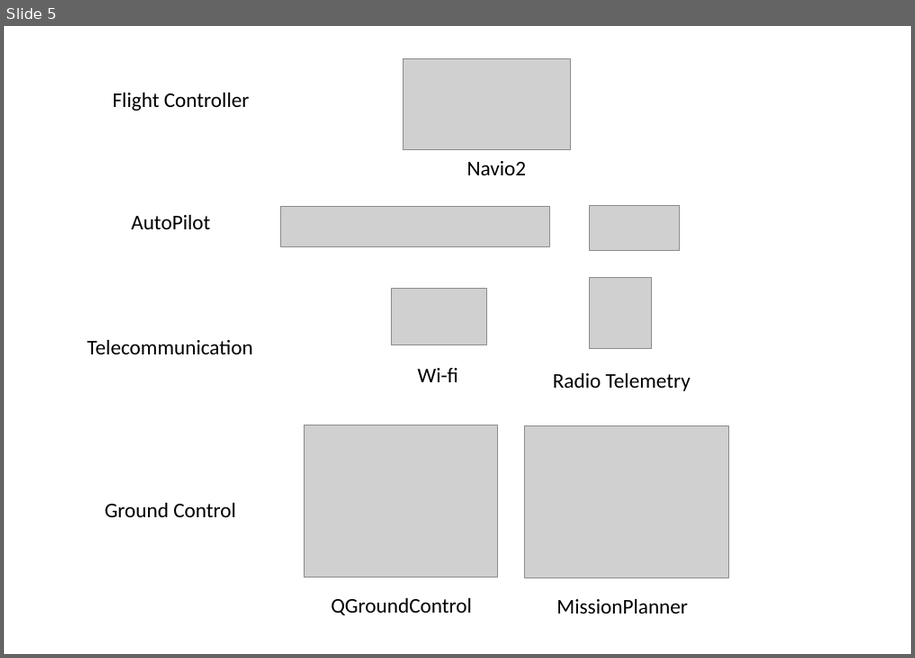
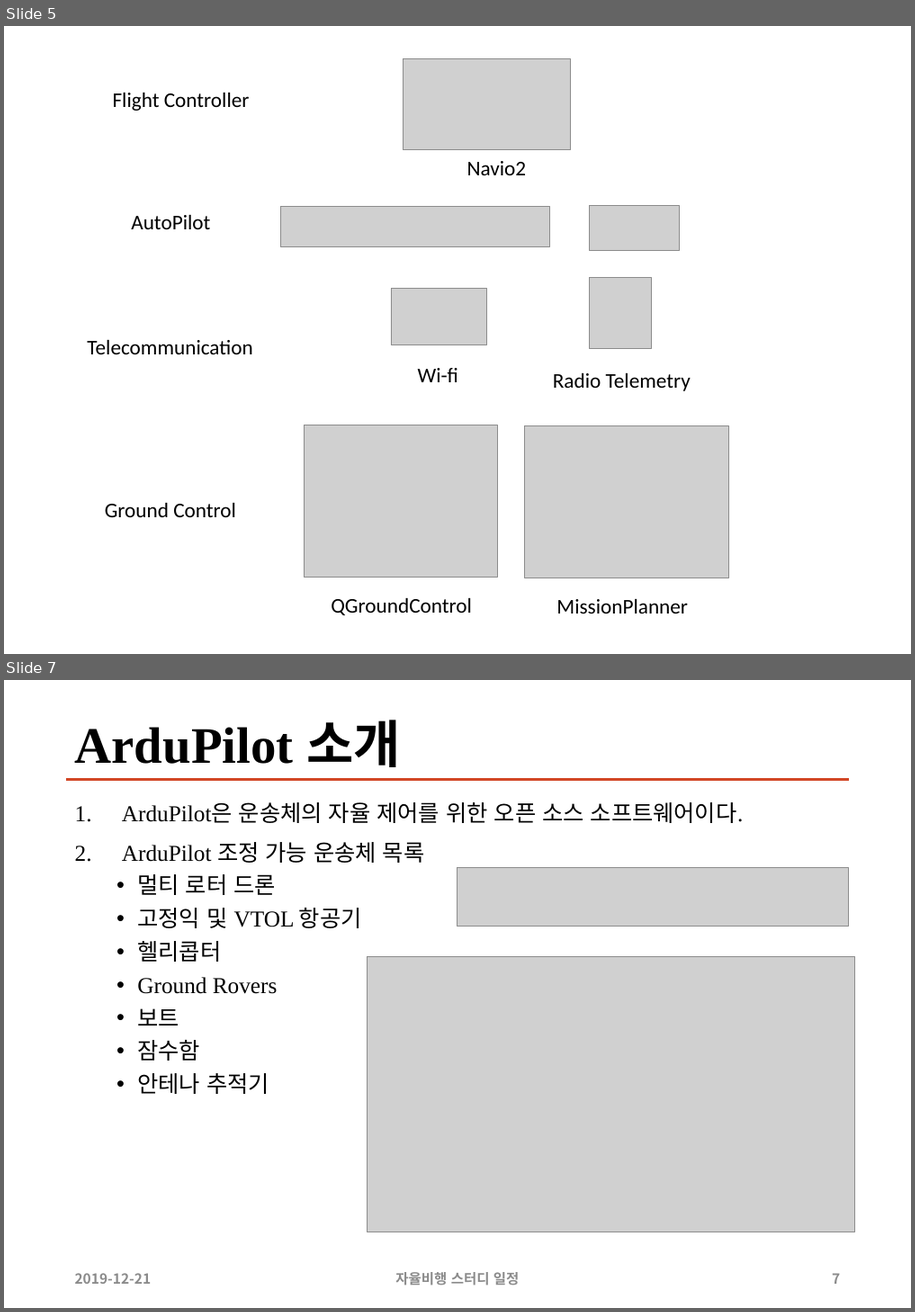
Before and after one commit to sunabove/autopilot_doc, a slide deck: 104 자율비행 스터디/910606 Bebop 드론 PX4 비행 프로그램 업로드.pptx. Shown one above the other, each under a label of ours: slide 5 before the commit, slides 5 and 7 after it; the slides between them are not shown. The pictures are 915x658 and 915x1312 pixels, drawn with LibreOffice and Linux fonts; fonts in the diff are those of the drawing; grey boxes stand for pictures. Boxes give left, top, right and bottom in pixels: in the first picture for what was removed or moved away, otherwise in the second. Text is boxed around its words. In the diff, an @@ line names an element or a change of style, - is before the commit and + after.

```diff
--- a/104 자율비행 스터디/910606 Bebop 드론 PX4 비행 프로그램 업로드.pptx
+++ b/104 자율비행 스터디/910606 Bebop 드론 PX4 비행 프로그램 업로드.pptx
@@ slide 7 added at bbox=[4, 680, 911, 1308], background #FFFFFF @@
@@ title added at bbox=[75, 720, 401, 767], 44 pt, text #000000, bold @@
+ArduPilot 소개
@@ line added from (66, 780) to (849, 780), #D24726 2 pt @@
@@ text added at bbox=[122, 802, 744, 1094], 19.6 pt, text #000000 @@
+1. ArduPilot은 운송체의 자율 제어를 위한 오픈 소스 소프트웨어이다.
+2. ArduPilot 조정 가능 운송체 목록
+  • 멀티 로터 드론
+  • 고정익 및 VTOL 항공기
+  • 헬리콥터
+  • Ground Rovers
+  • 보트
+  • 잠수함
+  • 안테나 추적기
@@ picture added at bbox=[458, 867, 849, 927] @@
@@ picture added at bbox=[367, 957, 855, 1232] @@
@@ text added at bbox=[75, 1273, 152, 1284], 12 pt, text #8C8C8C, bold @@
+2019-12-21
@@ text added at bbox=[396, 1272, 519, 1286], 12 pt, text #8C8C8C, bold @@
+자율비행 스터디 일정
@@ page number added at bbox=[832, 1273, 840, 1284], 12 pt, text #8C8C8C, bold @@
+7
```
Also in this commit, not shown: 19 slides changed, 2 other files.
